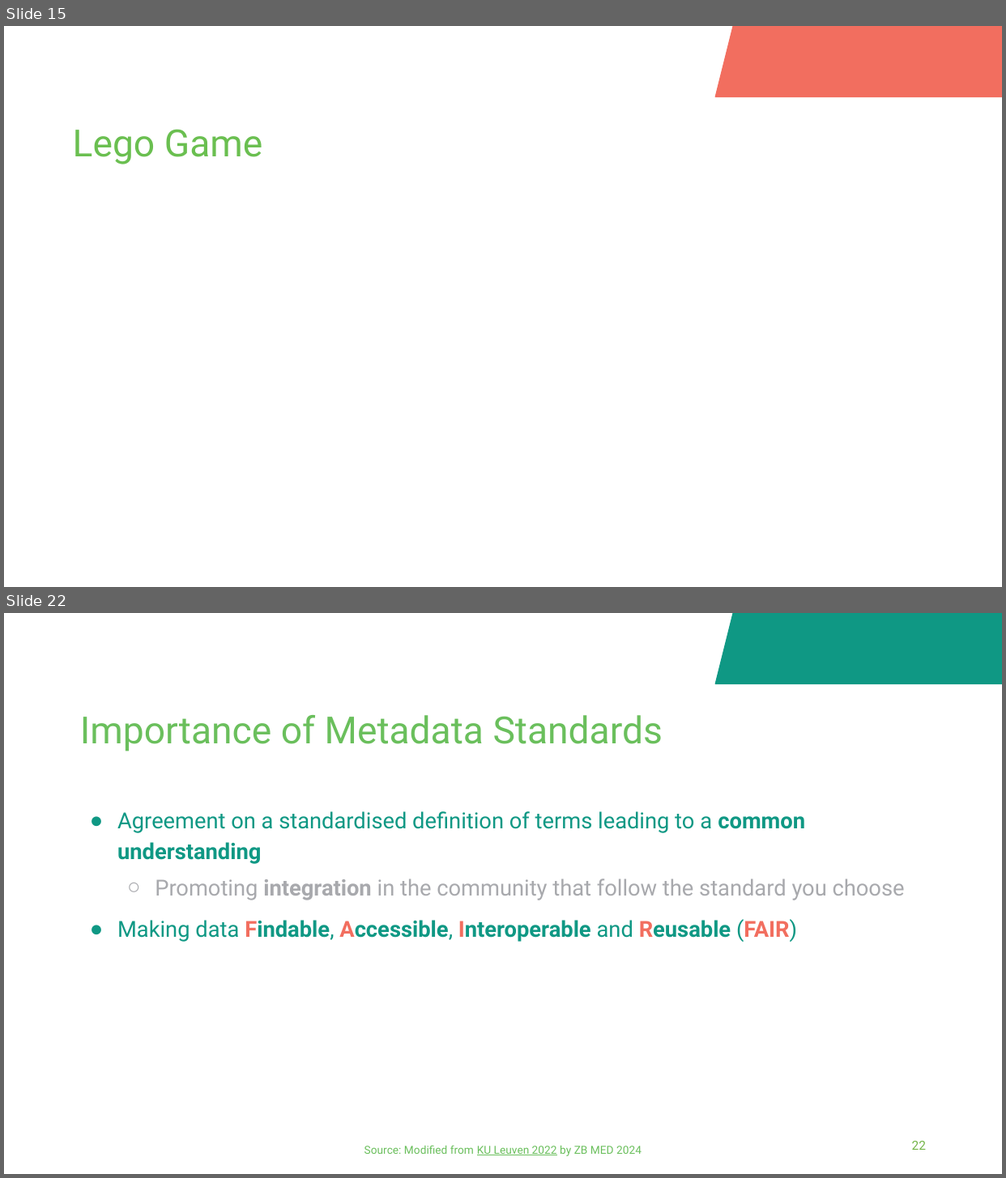
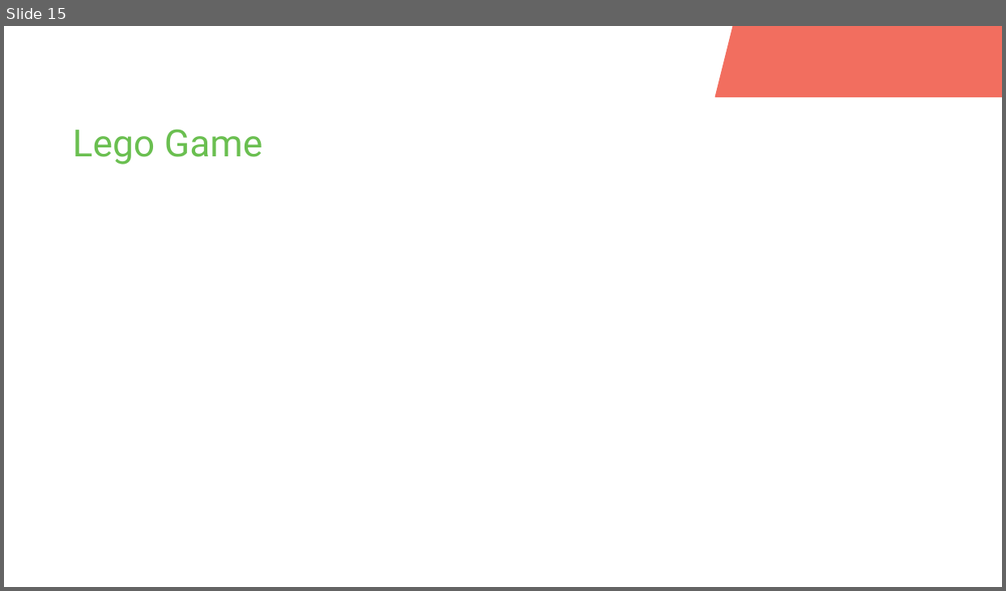
Before and after one commit to fairagro/FAIRagro_Modular-RDM-Training-Material, a slide deck: FAIRagro_Trainings_planned/2026-11_YSM_JKI/20261117-02-Documentation-Intro-05min-Bosse.odp. Shown one above the other, each under a label of ours: slides 15 and 22 before the commit, slide 15 after it; the slides between them are not shown. The pictures are 1006x1178 and 1006x591 pixels, drawn with LibreOffice and Linux fonts; fonts in the diff are those of the drawing; background and template pictures are left out. Boxes give left, top, right and bottom in pixels: in the first picture for what was removed or moved away, otherwise in the second. Text is boxed around its words. In the diff, an @@ line names an element or a change of style, - is before the commit and + after.

```diff
--- a/FAIRagro_Trainings_planned/2026-11_YSM_JKI/20261117-02-Documentation-Intro-05min-Bosse.odp
+++ b/FAIRagro_Trainings_planned/2026-11_YSM_JKI/20261117-02-Documentation-Intro-05min-Bosse.odp
@@ slide 22 removed at (4,613,1002,1174), background #FFFFFF @@
@@ parallelogram removed at (715,613,1002,683) @@
@@ title removed at (80,715,663,752) @@
-Importance of Metadata Standards
@@ text removed at (117,811,905,942) @@
-● Agreement on a standardised definition of terms leading to a common understanding
-  ○ Promoting integration in the community that follow the standard you choose
-● Making data Findable, Accessible, Interoperable and Reusable (FAIR)
@@ text removed at (364,1145,641,1157) @@
-Source: Modified from KU Leuven 2022 by ZB MED 2024
@@ page number removed at (912,1141,926,1150) @@
-22
```
Also in this commit, not shown: 4 slides changed, 20 other slides removed, 11 other files.
